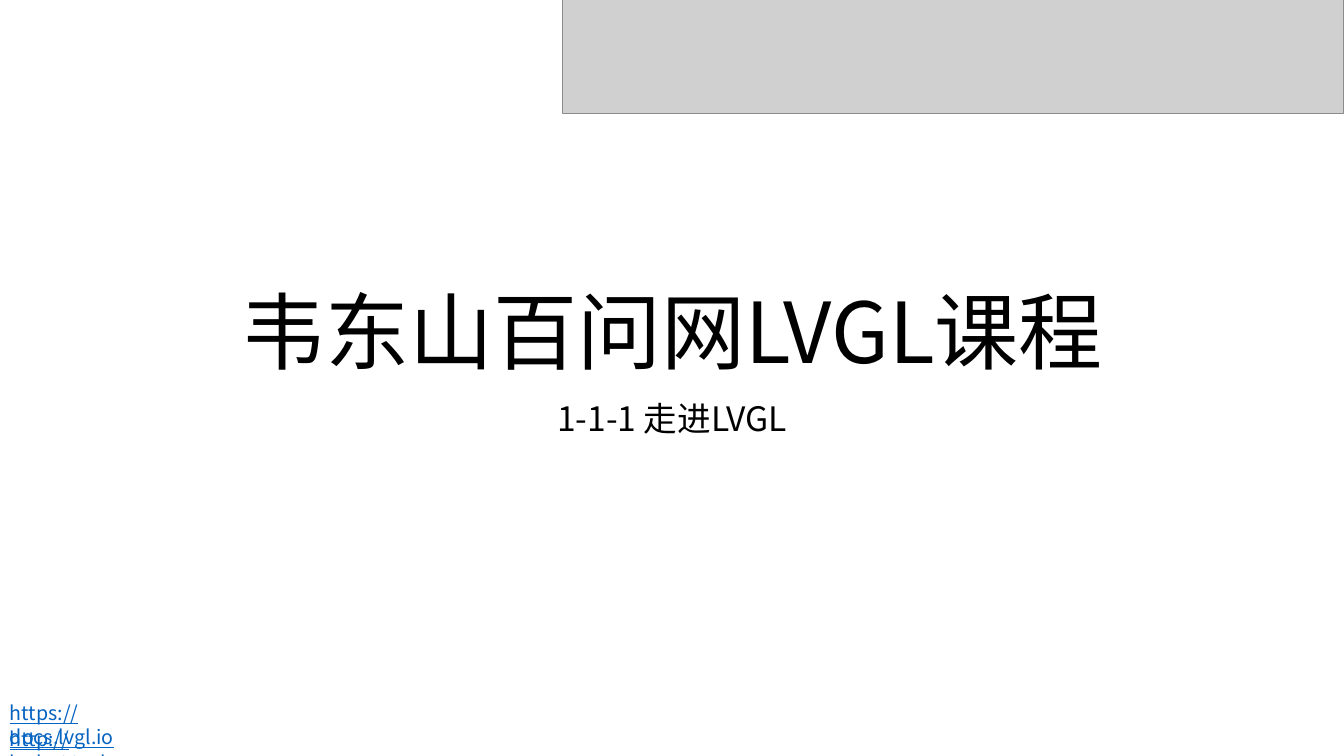
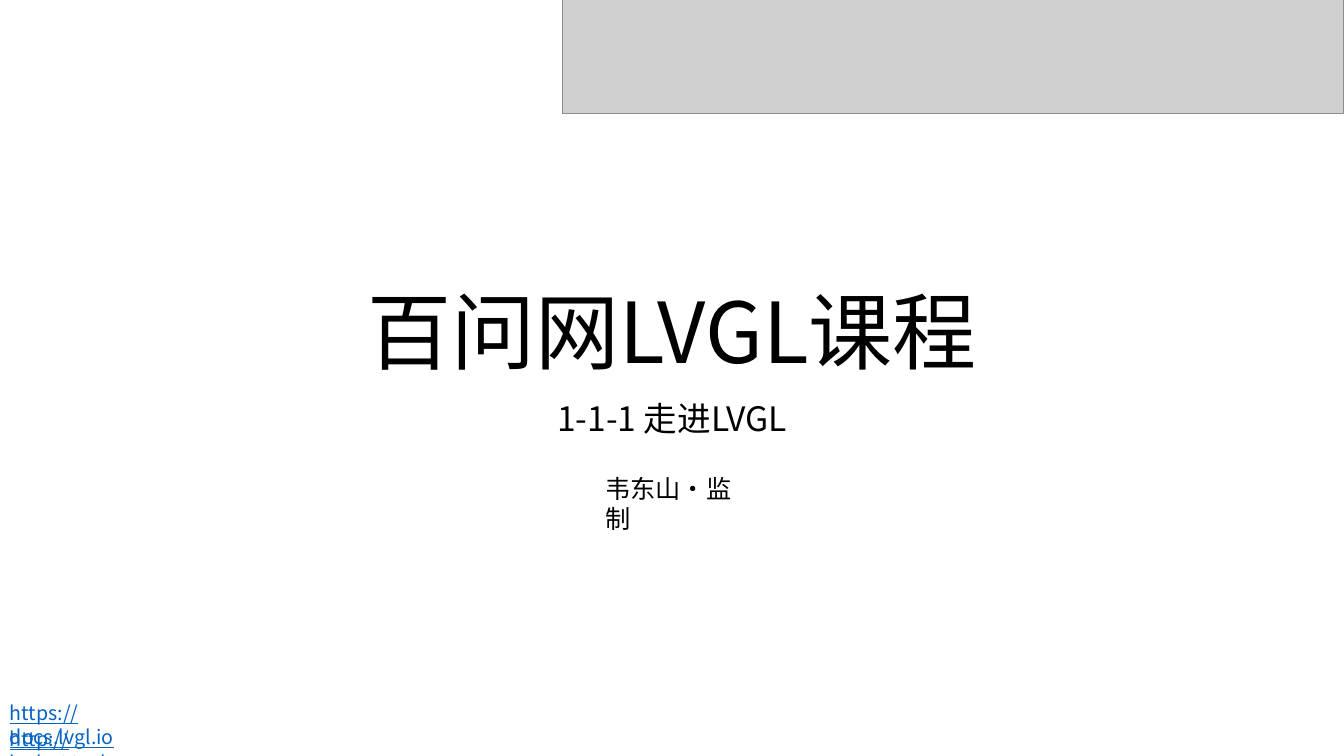
Before and after one commit to namefyw/100ask_lvgl, a slide deck: slide 1 of 01_视频教程/课堂PPT/1-1-1_走进LVGL.pptx. Drawn at 1344x756 pixels with LibreOffice and Linux fonts; fonts in the diff are those of the drawing; grey boxes stand for pictures; background and template pictures are left out. Boxes give left, top, right and bottom in pixels: in the first picture for what was removed or moved away, otherwise in the second. Text is boxed around its words. In the diff, an @@ line names an element or a change of style, - is before the commit and + after.

Commit message:
更新 1-1-1_走进LVGL.pptx

```diff
--- a/01_视频教程/课堂PPT/1-1-1_走进LVGL.pptx
+++ b/01_视频教程/课堂PPT/1-1-1_走进LVGL.pptx
@@ title at (367,293,976,370): text changed @@
-韦东山百问网LVGL课程
+百问网LVGL课程
@@ text added at (605,477,731,530), 18 pt, text #000000 @@
+韦东山·监制
```
